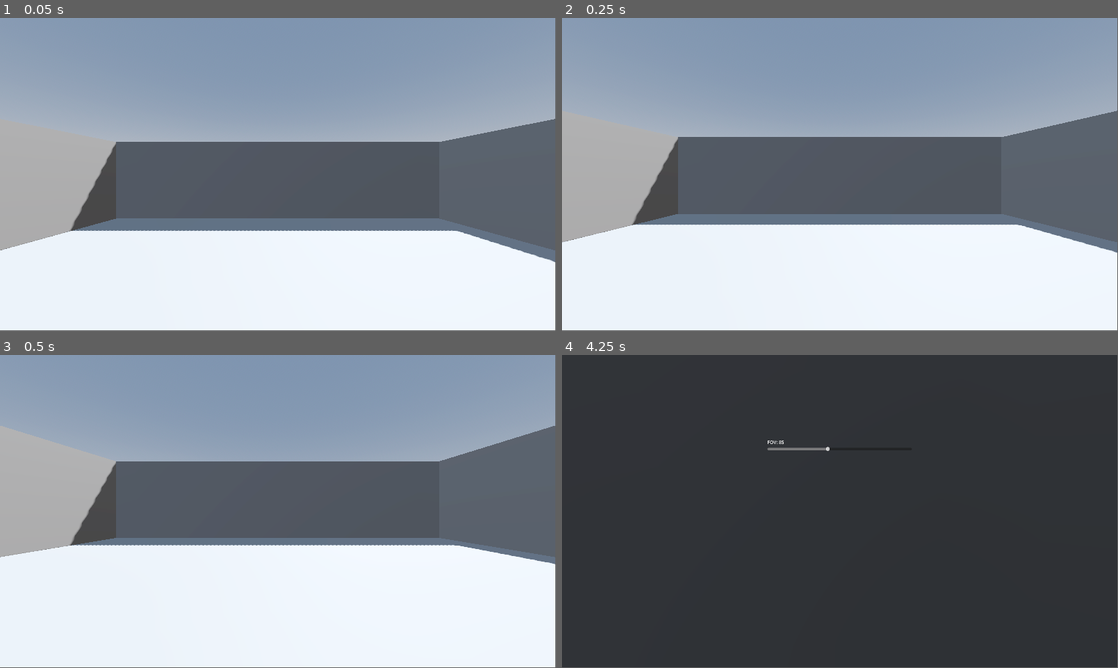
Above: before the commit, frames 1-4 (two rows, left to right).
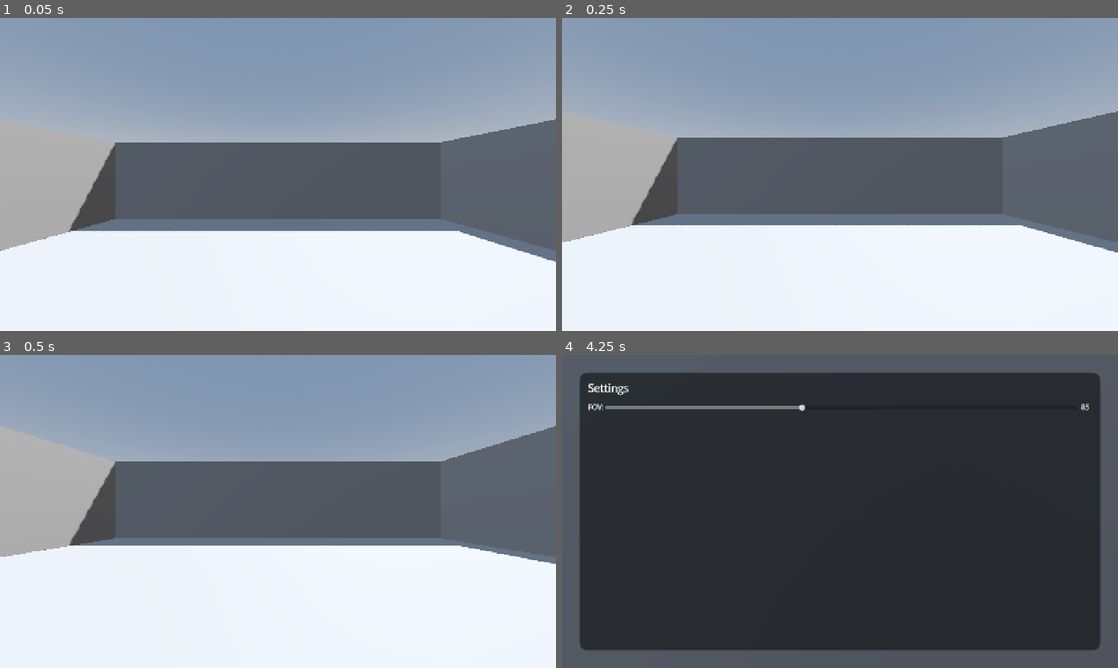
Above: after the commit, the same moments.

Repository: LukeIsPhoenix/fps-template
Game: Godot game, scene res://test.tscn
Same seed, same stepped clock (60 frames per second), same inputs: the game is played once before the commit and once after it.
Inputs (mouse positions are in pixels of both pictures, inside the frame that each line leads up to):
- Up to frame 1 (0.05 s): no input
- Up to frame 2 (0.25 s): no input
- Up to frame 3 (0.5 s): no input
- Up to frame 4 (4.25 s): move the mouse to (867, 508) at 0.52 s; hold Shift (sprint) 0.53-1.28 s; hold W (move_forward) from 0.53 s (still down); tap Space (jump) at 0.77, 1.52, 2.75, 3.02, 3.77 s; move the mouse to (812, 511) at 1.27 s; tap Shift (sprint) at 1.35, 2.85 s; tap Enter at 2, 3.5 s; move the mouse to (851, 505) at 2.02 s; hold Shift (sprint) 2.03-2.78 s; move the mouse to (834, 514) at 2.77 s; move the mouse to (878, 514) at 3.52 s; hold Shift (sprint) from 3.53 s (still down); tap Escape (ui_cancel) at 4.15 s
The window is 799x449 before the commit and 800x450 after it. Grey fills any space a smaller window leaves; there, only what the larger window draws over its background counts as a difference.

The runs differ from the first frame. In frame 1, 0.7% of the frame differs, in the area x 0-100%, y 0-78%; in frame 2, 0.6%; in frame 3, 0.4%; in frame 4, 18%, in the area x 0-100%, y 0-100%.

Commit message:
fix some scaling related stuff

Diff:
--- a/player.gd
+++ b/player.gd
@@ -26,7 +26,7 @@
 	if event.is_action_pressed("ui_cancel"):
 		var settings = $settings
 		settings.visible = !settings.visible
-		settings.get_node("PanelContainer/VBoxContainer/fov_slider").value = FOV
+		settings.get_node("MarginContainer/SettingsContainer/MarginContainer/VBoxContainer/SettingsVB/FovHB/FovHS").value = FOV
 		if settings.visible:
 			Input.set_mouse_mode(Input.MOUSE_MODE_VISIBLE)
 			get_tree().paused = true
--- a/project.godot
+++ b/project.godot
@@ -17,8 +17,13 @@
 
 [display]
 
-window/size/viewport_width=1920
-window/size/viewport_height=1080
+window/size/viewport_width=1280
+window/size/viewport_height=720
+window/stretch/mode="canvas_items"
+
+[gui]
+
+theme/default_font_multichannel_signed_distance_field=true
 
 [input]
 
--- a/settings.gd
+++ b/settings.gd
@@ -1,8 +1,8 @@
 extends Control
 
 @onready var player = get_tree().get_first_node_in_group("player")
-@onready var fov_slider = $PanelContainer/VBoxContainer/fov_slider
-@onready var fov_label = $PanelContainer/VBoxContainer/fov_label
+@onready var fov_slider = $MarginContainer/SettingsContainer/MarginContainer/VBoxContainer/SettingsVB/FovHB/FovHS
+@onready var fov_label = $MarginContainer/SettingsContainer/MarginContainer/VBoxContainer/SettingsVB/FovHB/FovValLB
 
 # Called when the node enters the scene tree for the first time.
 func _ready():
@@ -10,9 +10,9 @@
 		fov_slider.value = player.FOV
 
 	fov_slider.value_changed.connect(_on_fov_value_changed)
-	fov_label.text = "FOV: %1.0f" % fov_slider.value
+	fov_label.text = "%1.0f" % fov_slider.value
 
 func _on_fov_value_changed(new_value: float):
 	if player:
 		player.FOV = new_value
-	fov_label.text = "FOV: %1.0f" % fov_slider.value
+	fov_label.text = "%1.0f" % fov_slider.value
--- a/settings.tscn
+++ b/settings.tscn
@@ -2,7 +2,14 @@
 
 [ext_resource type="Script" uid="uid://dnsuo7cko7v72" path="res://settings.gd" id="1_x2hje"]
 
-[node name="settings" type="Control" unique_id=1499222710]
+[sub_resource type="StyleBoxFlat" id="StyleBoxFlat_x2hje"]
+bg_color = Color(0, 0, 0, 0.5019608)
+corner_radius_top_left = 20
+corner_radius_top_right = 20
+corner_radius_bottom_right = 20
+corner_radius_bottom_left = 20
+
+[node name="SettingsControl" type="Control" unique_id=1499222710]
 process_mode = 3
 layout_mode = 3
 anchors_preset = 15
@@ -12,25 +19,72 @@
 grow_vertical = 2
 script = ExtResource("1_x2hje")
 
-[node name="PanelContainer" type="PanelContainer" parent="." unique_id=146816566]
-layout_mode = 0
-offset_right = 1920.0
-offset_bottom = 1080.0
+[node name="MarginContainer" type="MarginContainer" parent="." unique_id=1046572278]
+layout_mode = 1
+anchors_preset = 15
+anchor_right = 1.0
+anchor_bottom = 1.0
+grow_horizontal = 2
+grow_vertical = 2
+theme_override_constants/margin_left = 40
+theme_override_constants/margin_top = 40
+theme_override_constants/margin_right = 40
+theme_override_constants/margin_bottom = 40
 
-[node name="VBoxContainer" type="VBoxContainer" parent="PanelContainer" unique_id=1059010384]
-custom_minimum_size = Vector2(500, 500)
+[node name="SettingsContainer" type="PanelContainer" parent="MarginContainer" unique_id=146816566]
+layout_mode = 2
+theme_override_styles/panel = SubResource("StyleBoxFlat_x2hje")
+
+[node name="MarginContainer" type="MarginContainer" parent="MarginContainer/SettingsContainer" unique_id=44433106]
+layout_mode = 2
+theme_override_constants/margin_left = 20
+theme_override_constants/margin_top = 20
+theme_override_constants/margin_right = 20
+theme_override_constants/margin_bottom = 20
+
+[node name="VBoxContainer" type="VBoxContainer" parent="MarginContainer/SettingsContainer/MarginContainer" unique_id=1447310125]
+layout_mode = 2
+
+[node name="HeaderHB" type="HBoxContainer" parent="MarginContainer/SettingsContainer/MarginContainer/VBoxContainer" unique_id=1606337897]
+layout_mode = 2
+size_flags_vertical = 0
+
+[node name="HeaderLB" type="Label" parent="MarginContainer/SettingsContainer/MarginContainer/VBoxContainer/HeaderHB" unique_id=2145564398]
+custom_minimum_size = Vector2(100, 30)
+layout_mode = 2
+size_flags_horizontal = 0
+size_flags_vertical = 0
+theme_override_font_sizes/font_size = 24
+text = "Settings"
+autowrap_mode = 2
+
+[node name="HSeparator" type="HSeparator" parent="MarginContainer/SettingsContainer/MarginContainer/VBoxContainer" unique_id=1103331234]
+layout_mode = 2
+theme_override_constants/separation = 9
+
+[node name="SettingsVB" type="VBoxContainer" parent="MarginContainer/SettingsContainer/MarginContainer/VBoxContainer" unique_id=1059010384]
+layout_mode = 2
+theme_override_constants/separation = 4
+
+[node name="FovHB" type="HBoxContainer" parent="MarginContainer/SettingsContainer/MarginContainer/VBoxContainer/SettingsVB" unique_id=614058880]
+custom_minimum_size = Vector2(40, 0)
+layout_mode = 2
+
+[node name="FovLB" type="Label" parent="MarginContainer/SettingsContainer/MarginContainer/VBoxContainer/SettingsVB/FovHB" unique_id=884664398]
 layout_mode = 2
 size_flags_horizontal = 4
-size_flags_vertical = 4
-theme_override_constants/separation = 4
-
-[node name="fov_label" type="Label" parent="PanelContainer/VBoxContainer" unique_id=884664398]
-layout_mode = 2
-size_flags_horizontal = 0
 text = "FOV:"
 
-[node name="fov_slider" type="HSlider" parent="PanelContainer/VBoxContainer" unique_id=957013702]
+[node name="FovHS" type="HSlider" parent="MarginContainer/SettingsContainer/MarginContainer/VBoxContainer/SettingsVB/FovHB" unique_id=957013702]
 layout_mode = 2
+size_flags_horizontal = 3
+size_flags_vertical = 1
 min_value = 60.0
 max_value = 120.0
 value = 75.0
+
+[node name="FovValLB" type="Label" parent="MarginContainer/SettingsContainer/MarginContainer/VBoxContainer/SettingsVB/FovHB" unique_id=754882400]
+custom_minimum_size = Vector2(30, 20)
+layout_mode = 2
+text = "120"
+horizontal_alignment = 1
--- a/test.tscn
+++ b/test.tscn
@@ -14,6 +14,9 @@
 sky = SubResource("Sky_8uh7m")
 tonemap_mode = 2
 glow_enabled = true
+
+[sub_resource type="BoxShape3D" id="BoxShape3D_37kl0"]
+size = Vector3(1, 4.3359375, 14.43335)
 
 [node name="Node3D" type="Node3D" unique_id=327026680]
 
@@ -52,3 +55,9 @@
 transform = Transform3D(2.9802322e-08, 0, 1, 0, 1, 0, -1, 0, 2.9802322e-08, 0, 0, 9)
 use_collision = true
 size = Vector3(1, 10, 21)
+
+[node name="Area3D" type="Area3D" parent="." unique_id=318119287]
+
+[node name="CollisionShape3D" type="CollisionShape3D" parent="Area3D" unique_id=12922001]
+transform = Transform3D(1, 0, 0, 0, 1, 0, 0, 0, 1, 10.008181, 2.748574, 2.144165)
+shape = SubResource("BoxShape3D_37kl0")
